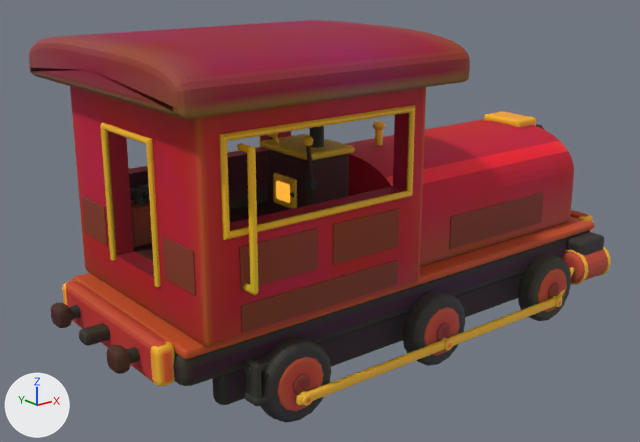
One commit to the glTF model ArtSource/Exports/Locomotive_Blockout.glb: the scene before it, then after it.
Before and after are seen from a 50 mm camera at (-5.94, -5.95, 3.68) aimed at (0.02, 1.51, 0.7). Every picture has the same lights, and +X, +Y and +Z are marked at lower left. The picture after the commit comes second. Where no turn or scale is listed for an object, it has been applied to the vertices. Vertices at exactly the same position are counted once.

The older version as bpy lines, for what is in view:
```python
me_boiler = bpy.data.meshes.new('Boiler')
me_boiler.from_pydata(...)  # 1299 vertices, 2574 faces; spans x 0.2..3.25, y 0.38..2.32, z 0.32..1.77
# faces by material slot: [1226, 748, 600]
me_boiler.materials.append(mat_m_loco_red)
me_boiler.materials.append(mat_m_loco_gold)
me_boiler.materials.append(mat_m_loco_panel)
me_cylinders = bpy.data.meshes.new('Cylinders')
me_cylinders.from_pydata(...)  # 1488 vertices, 2928 faces; spans x 2.35..3.43, y -0.12..2.83, z -0.37..0.24
# faces by material slot: [512, 1304, 1112]
me_cylinders.materials.append(mat_m_loco_red)
me_cylinders.materials.append(mat_m_loco_gold)
me_cylinders.materials.append(mat_m_loco_frame)
me_fireboxdoor = bpy.data.meshes.new('FireboxDoor')
me_fireboxdoor.from_pydata(...)  # 562 vertices, 1112 faces; spans x -0.055..0.03, y -0.4..0.0, z -0.17..0.17
# faces by material slot: [476, 588, 48]
me_fireboxdoor.materials.append(mat_m_loco_gold)
me_fireboxdoor.materials.append(mat_m_loco_fire)
me_fireboxdoor.materials.append(mat_m_loco_trim)
me_grabrails = bpy.data.meshes.new('GrabRails')
me_grabrails.from_pydata(...)  # 660 vertices, 1296 faces; spans x -1.97..-1.89, y -0.06..2.77, z 0.79..2.1
me_grabrails.materials.append(mat_m_loco_interact)
ob_boiler = bpy.data.objects.new('Boiler', me_boiler)
ob_boiler.location = (0.0, 0.0, 0.0)
ob_cylinders = bpy.data.objects.new('Cylinders', me_cylinders)
ob_cylinders.location = (0.0, 0.0, 0.0)
ob_fireboxdoor = bpy.data.objects.new('FireboxDoor', me_fireboxdoor)
ob_fireboxdoor.location = (-0.57, 1.55, 1.18)
ob_grabrails = bpy.data.objects.new('GrabRails', me_grabrails)
ob_grabrails.location = (0.0, 0.0, 0.0)
# also in view: 'CoalBin' at (-1.84, 2.11, 1.0); 'Frame' at (0.43, 1.35, -0.02); 'Cab' at (-1.07, 1.35, 1.37); 'Wheels' at (0.42, 1.35, -0.22); 'Firebox' at (-0.29, 1.35, 1.63)
```
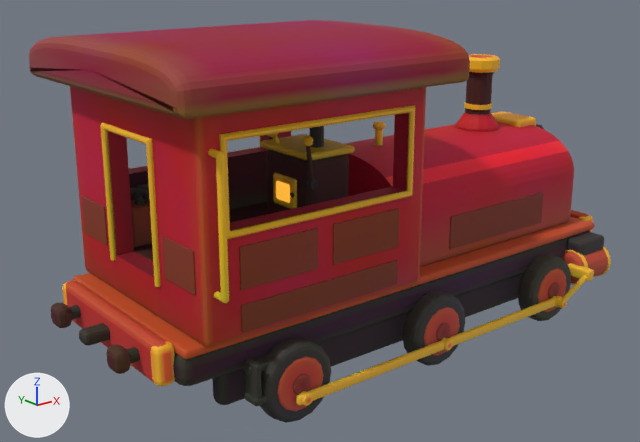
Pixel boxes (x1, y1, x2, y2) of what changed, in the pictures (640 x 442 px; the box of a moved part takes in the faces that stretch with it):
```json
{"object": "Boiler", "change": "reshaped", "before": [345, 112, 574, 267], "after": [345, 54, 574, 267], "on screen": "37% taller"}
{"object": "GrabRails", "change": "moved", "before": [237, 143, 259, 295], "after": [208, 149, 229, 303]}
{"object": "Cylinders", "change": "reshaped", "before": [558, 232, 611, 297], "after": [561, 232, 611, 302]}
{"part": 1, "of": "me_boiler", "change": "added", "after": [464, 102, 492, 110]}
{"part": 2, "of": "me_boiler", "change": "added", "after": [469, 54, 500, 73], "on screen": "orange"}
{"part": 3, "of": "me_boiler", "change": "added", "after": [455, 112, 499, 132], "on screen": "red"}
{"part": 4, "of": "me_boiler", "change": "added", "after": [465, 72, 494, 115], "on screen": "brown"}
{"part": 5, "of": "me_boiler", "change": "recoloured", "before": [450, 112, 532, 136], "after": [450, 112, 532, 136], "on screen": "orange to brown"}
{"part": 6, "of": "me_cylinders", "change": "moved or reshaped", "before": [558, 267, 574, 297], "after": [562, 275, 587, 302]}
{"part": 7, "of": "me_cylinders", "change": "added", "after": [567, 263, 594, 281]}
```

Scene script edits in JSON lines:
```json
{"block": "me_boiler", "where": "# used by ob_boiler; location = (0.0, 0.0, 0.0)"}
{"op": "remove", "block": "me_boiler", "code": "me_boiler.from_pydata(...)  # 1299 vertices, 2574 faces; spans x 0.2..3.25, y 0.38..2.32, z 0.32..1.77"}
{"op": "add", "block": "me_boiler", "code": "me_boiler.from_pydata(...)  # 1513 vertices, 2982 faces; spans x 0.2..3.25, y 0.38..2.32, z 0.32..2.37"}
{"block": "me_boiler", "change": "me_boiler part 1: a new loose piece, a 12-sided cylinder along z spanning x 2.236..2.564, y 1.186..1.514, z 1.74..1.8, in mat_m_loco_gold"}
{"block": "me_boiler", "change": "me_boiler part 2: a new loose piece of 74 vertices spanning x 2.17..2.63, y 1.12..1.58, z 2.2..2.37, in mat_m_loco_gold"}
{"block": "me_boiler", "change": "me_boiler part 3: a new loose piece of 50 vertices spanning x 2.14..2.66, y 1.09..1.61, z 1.34..1.68, in mat_m_loco_red"}
{"block": "me_boiler", "change": "me_boiler part 4: a new loose piece of 38 vertices spanning x 2.22..2.58, y 1.17..1.53, z 1.62..2.22, in mat_m_loco_trim"}
{"block": "me_boiler", "change": "me_boiler part 5: 2185 kept faces spanning x 0.2..3.25, y 0.38..2.32, z 0.32..1.75 get new vertex colours"}
{"block": "me_boiler", "change": "other edits to the shape of me_boiler do not show in these pictures"}
{"op": "add", "block": "me_boiler", "code": "me_boiler.materials.append(mat_m_loco_trim)"}
{"op": "add", "block": "me_boiler", "code": "me_boiler.materials.append(mat_m_loco_frame)"}
{"block": "me_cylinders", "where": "# used by ob_cylinders; location = (0.0, 0.0, 0.0)"}
{"op": "remove", "block": "me_cylinders", "code": "me_cylinders.from_pydata(...)  # 1488 vertices, 2928 faces; spans x 2.35..3.43, y -0.12..2.83, z -0.37..0.24"}
{"op": "add", "block": "me_cylinders", "code": "me_cylinders.from_pydata(...)  # 1792 vertices, 3528 faces; spans x 2.25..3.43, y -0.23..2.93, z -0.37..0.24"}
{"block": "me_cylinders", "change": "me_cylinders part 6: the loose piece of 72 vertices spanning x 2.35..2.79, y -0.1..0.07, z -0.37..-0.07 is multiplied about its middle by the matrix ((1.051, 0.453, 0.111), (-0.466, 1.015, 0.273), (0.01, -0.295, 1.111)), then moved by (-0.05, -0.17, 0.0)"}
{"block": "me_cylinders", "change": "me_cylinders part 7: a new loose piece of 152 vertices spanning x 2.71..2.83, y -0.23..0.1, z -0.17..-0.03, in mat_m_loco_gold"}
{"block": "me_cylinders", "change": "other edits to the shape of me_cylinders do not show in these pictures"}
{"block": "me_grabrails", "where": "# used by ob_grabrails; location = (0.0, 0.0, 0.0)"}
{"op": "remove", "block": "me_grabrails", "code": "me_grabrails.from_pydata(...)  # 660 vertices, 1296 faces; spans x -1.97..-1.89, y -0.06..2.77, z 0.79..2.1"}
{"op": "add", "block": "me_grabrails", "code": "me_grabrails.from_pydata(...)  # 660 vertices, 1296 faces; spans x -2.27..-2.19, y -0.06..2.77, z 0.79..2.1"}
{"block": "me_grabrails", "change": "me_grabrails part 8: the whole mesh is moved by (-0.3, 0.0, 0.0)"}
```
